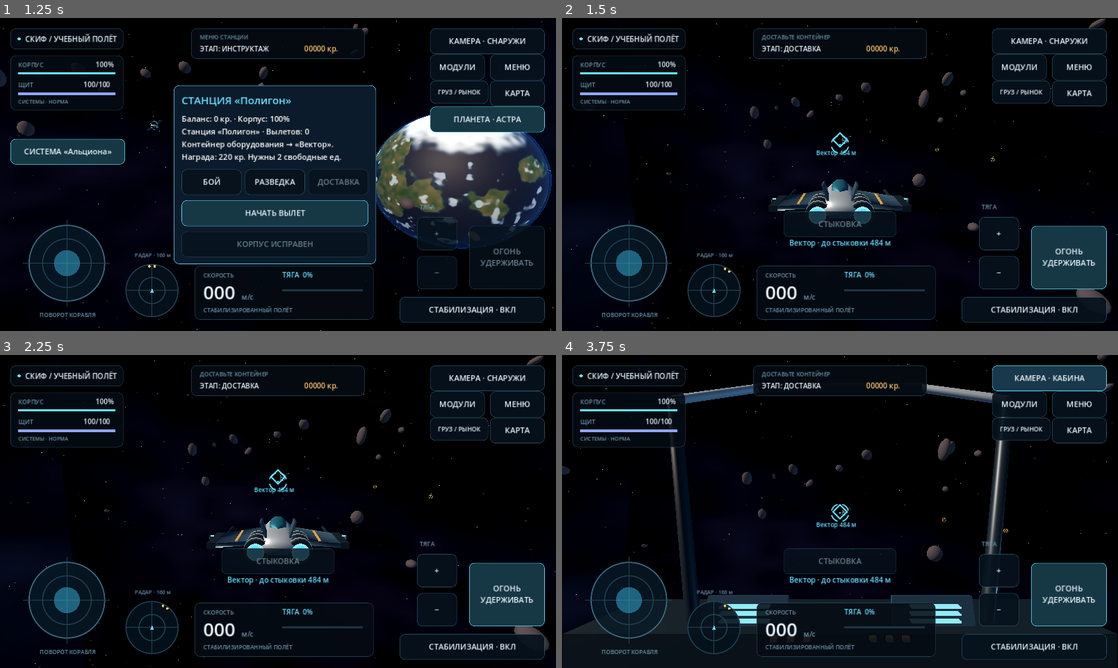
Above: before the commit, frames 1-4 (two rows, left to right).
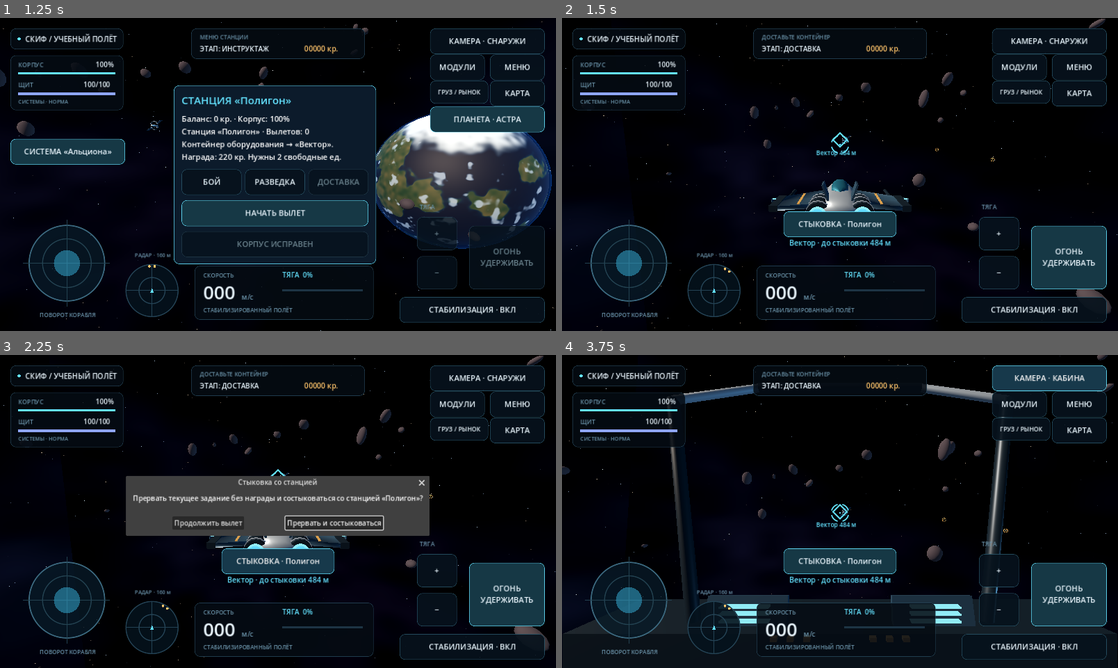
Above: after the commit, the same moments.

Repository: poberij-crypto/SpacePrototype
Game: Godot game, scene res://main.tscn
Same seed, same stepped clock (60 frames per second), same inputs: the game is played once before the commit and once after it.
Inputs (mouse positions are in pixels of both pictures, inside the frame that each line leads up to):
- Up to frame 1 (1.25 s): click "ДОСТАВКА" at 0.5 s
- Up to frame 2 (1.5 s): click "НАЧАТЬ ВЫЛЕТ" at 1.25 s
- Up to frame 3 (2.25 s): click (278, 561) at 2 s, where only the run after the commit has a clickable "СТЫКОВКА · Полигон"
- Up to frame 4 (3.75 s): click (767, 524) at 2.75 s, where only the run after the commit has a clickable "Продолжить вылет"; click "КАМЕРА · СНАРУЖИ" at 3.5 s

Frame 1 is identical in both runs. In frame 2, 1.4% of the frame differs, in the area x 39-61%, y 61-70%; in frame 3, 12%, in the area x 22-78%, y 38-70%; in frame 4, 1.6%.

Commit message:
Fix station approach interaction and interrupted docking

Diff:
--- a/scripts/flight_ui.gd
+++ b/scripts/flight_ui.gd
@@ -350,7 +350,7 @@
 		txt(Vector2(190,554),"Откройте «МЕНЮ»",18)
 
 func _build_mission_panel() -> void:
-	dock_button = button("СТЫКОВКА",Rect2(510,445,260,56),game.mission.dock,true)
+	dock_button = button("СТЫКОВКА",Rect2(510,445,260,56),game.request_station_dock,true)
 	dock_button.visible = false
 	mission_panel = PanelContainer.new()
 	mission_panel.size = Vector2(480,290)
@@ -432,8 +432,13 @@
 	fire_button.visible = m.kind!="planet" or station or m.stage=="ПРОВАЛ"
 	controls["+"].disabled = locked
 	controls["−"].disabled = locked
-	dock_button.visible = m.stage in ["ВОЗВРАЩЕНИЕ","ДОСТАВКА","ПЕРЕЛЁТ"] and not upgrades_panel.visible and not market_panel.visible
-	dock_button.disabled = not m.can_dock()
+	var contact: int = m.nearby_station()
+	dock_button.visible = (contact >= 0 or m.stage in ["ВОЗВРАЩЕНИЕ","ДОСТАВКА","ПЕРЕЛЁТ"]) and not upgrades_panel.visible and not market_panel.visible and not map_panel.visible
+	dock_button.disabled = not m.can_station_dock(contact)
+	dock_button.add_theme_font_size_override("font_size", 14 if dock_button.disabled else 18)
+	dock_button.text = "СТЫКОВКА" if contact < 0 else "СТЫКОВКА · %s" % Sector.title(contact)
+	if contact >= 0 and dock_button.disabled:
+		dock_button.text = "ПОДОЙДИТЕ ДО 40 м" if game.ship.position.distance_to(Sector.position(contact)) > Sector.DOCK_RADIUS else "СНИЗЬТЕ СКОРОСТЬ ДО 5 м/с"
 	mission_choices.visible = station and not pending
 	mission_button.disabled = station and game.selected_mission=="delivery" and game.cargo_used()+game.Trade.CONTRACT_SIZE>game.Trade.CAPACITY
 	mission_button.visible = not pending
@@ -452,7 +457,7 @@
 		mission_title.text = "ВЫЛЕТ СОХРАНЁН"
 		mission_body.text = "Продолжите полёт с последнего сохранения.\nЭтап: %s\nБаланс: %d кредитов.\nНовое задание и услуги доступны после\nвозвращения или отмены вылета." % [str(game.pending_snapshot.get("stage","неизвестен")),game.credits]
 	elif station:
-		mission_title.text = "МИССИЯ ВЫПОЛНЕНА" if m.stage=="ЗАВЕРШЕНО" else "СТАНЦИЯ «%s»" % Sector.title(game.station_id)
+		mission_title.text = "ВЫЛЕТ ПРЕРВАН · СТАНЦИЯ" if m.interrupted else "МИССИЯ ВЫПОЛНЕНА" if m.stage=="ЗАВЕРШЕНО" else "СТАНЦИЯ «%s»" % Sector.title(game.station_id)
 		var task := "Учебный бой: уничтожить противника.\nНаграда: 300 кр. + боевая награда."
 		if game.selected_mission=="scout":task = "Разведка: сканировать маяк 3 секунды.\nДо 35 м, скорость до 8 м/с. Награда: 150 кр."
 		if game.selected_mission=="delivery":task = "Контейнер оборудования → «%s».\nНаграда: 220 кр. Нужны 2 свободные ед." % Sector.title(1-game.station_id)
--- a/scripts/main.gd
+++ b/scripts/main.gd
@@ -12,6 +12,8 @@
 var mining_active_at := 0
 var trade_note := ""
 var station_id := 0
+var station_dock_dialog: ConfirmationDialog
+var requested_station := -1
 var store = preload("res://scripts/checkpoint_store.gd").new()
 var snapshots = preload("res://scripts/flight_snapshot.gd").new()
 var pending_snapshot: Dictionary = {}
@@ -147,9 +149,15 @@
 	upgrades_panel = flight_ui.upgrades_panel
 	upgrade_info = flight_ui.upgrade_info
 	stable_button = flight_ui.stable_button
+	station_dock_dialog = ConfirmationDialog.new()
+	station_dock_dialog.title = "Стыковка со станцией"
+	station_dock_dialog.ok_button_text = "Прервать и состыковаться"
+	station_dock_dialog.cancel_button_text = "Продолжить вылет"
+	station_dock_dialog.confirmed.connect(func(): mission.interrupt_and_dock(requested_station))
+	flight_ui.add_child(station_dock_dialog)
 
 func _input(event: InputEvent) -> void:
-	if mission.flight_locked() or flight_ui.map_panel.visible or flight_ui.market_panel.visible:return
+	if station_dock_dialog.visible or mission.flight_locked() or flight_ui.map_panel.visible or flight_ui.market_panel.visible:return
 	if event is InputEventScreenTouch:
 		if not event.pressed and event.index == fire_touch:
 			fire_touch = -1
@@ -192,7 +200,7 @@
 func _physics_process(delta: float) -> void:
 	if mining_suspended:
 		return
-	if upgrades_panel.visible or flight_ui.map_panel.visible or flight_ui.market_panel.visible or flight_ui.planet_panel.report_dialog.visible:return
+	if station_dock_dialog.visible or upgrades_panel.visible or flight_ui.map_panel.visible or flight_ui.market_panel.visible or flight_ui.planet_panel.report_dialog.visible:return
 	mission.step(delta)
 	planet.step_survey(delta)
 	if planet.step(delta):
@@ -507,3 +515,16 @@
 		return
 	choose_mission("planet")
 	start_selected_mission(true)
+
+
+func request_station_dock() -> void:
+	var id: int = mission.nearby_station()
+	if not mission.can_station_dock(id):
+		return
+	clear_held_input()
+	if mission.can_dock():
+		mission.dock()
+	else:
+		requested_station = id
+		station_dock_dialog.dialog_text = "Прервать текущее задание без награды и состыковаться со станцией «%s»?" % Sector.title(id)
+		station_dock_dialog.popup_centered()
--- a/scripts/planet_ui.gd
+++ b/scripts/planet_ui.gd
@@ -81,7 +81,7 @@
 	orbit.disabled=not game.planet.can_exit()
 	up.visible=active and stage=="ПОВЕРХНОСТЬ" and not blocked
 	down.visible=up.visible
-	action_button.visible=active and stage in [game.planet.OUTBOUND, game.planet.INBOUND, "К ПЛАНЕТЕ","ПОВЕРХНОСТЬ","НА ПОВЕРХНОСТИ"] and not blocked
+	action_button.visible=active and not game.flight_ui.dock_button.visible and stage in [game.planet.OUTBOUND, game.planet.INBOUND, "К ПЛАНЕТЕ","ПОВЕРХНОСТЬ","НА ПОВЕРХНОСТИ"] and not blocked
 	if stage in [game.planet.OUTBOUND, game.planet.INBOUND]:
 		action_button.text = "ПРЫЖОК"
 		action_button.disabled = not game.planet.can_jump()
--- a/scripts/sector_data.gd
+++ b/scripts/sector_data.gd
@@ -1,5 +1,8 @@
 extends RefCounted
 const POSITIONS := [Vector3(35,0,-105),Vector3(-300,30,-490)]
+const DOCK_RADIUS := 40.0
+const CONTACT_RADIUS := 100.0
+const DOCK_SPEED := 5.0
 const NAMES := ["Полигон","Вектор"]
 static func position(id: int) -> Vector3:return POSITIONS[clampi(id,0,1)]
 static func title(id: int) -> String:return NAMES[clampi(id,0,1)]
--- a/scripts/training_mission.gd
+++ b/scripts/training_mission.gd
@@ -3,6 +3,7 @@
 var origin := 0
 var destination := 1
 var cargo_loaded := false
+var interrupted := false
 const DOCK_POINT := Vector3(35,0,-123)
 const BEACON := Vector3(0,0,-300)
 const REWARD := 300
@@ -18,6 +19,7 @@
 	origin = game.station_id
 	destination = 1-origin
 	cargo_loaded = false
+	interrupted = false
 	beacon = MeshInstance3D.new()
 	var ring := TorusMesh.new()
 	ring.inner_radius = 4.5
@@ -92,24 +94,74 @@
 			stage = "ВОЗВРАЩЕНИЕ"
 			game.clear_held_input()
 
+func nearby_station() -> int:
+	if game.destroyed or flight_locked() or game.planet.on_surface() or game.planet.in_neighbor():
+		return -1
+	var nearest := -1
+	var distance := Sector.CONTACT_RADIUS
+	for id in range(Sector.POSITIONS.size()):
+		var current: float = game.ship.position.distance_to(Sector.position(id))
+		if current <= distance:
+			distance = current
+			nearest = id
+	return nearest
+
+func can_station_dock(id: int) -> bool:
+	return id >= 0 and id < Sector.POSITIONS.size() and nearby_station() == id \
+		and game.ship.position.distance_to(Sector.position(id)) <= Sector.DOCK_RADIUS \
+		and game.velocity.length() <= Sector.DOCK_SPEED
+
+func arrival_station() -> int:
+	return destination if kind in ["delivery", "trade"] else origin
+
 func can_dock() -> bool:
-	return stage in ["ВОЗВРАЩЕНИЕ","ДОСТАВКА","ПЕРЕЛЁТ"] and (kind!="delivery" or cargo_loaded) and not game.destroyed and game.ship.position.distance_to(nav_position()) <= 14.0 and game.velocity.length() <= 5.0
+	return stage in ["ВОЗВРАЩЕНИЕ", "ДОСТАВКА", "ПЕРЕЛЁТ"] \
+		and (kind != "delivery" or cargo_loaded) and can_station_dock(arrival_station())
 
 func dock() -> void:
-	if not can_dock():return
-	var arrival: Vector3 = nav_position()
-	if kind in ["delivery","trade"]:game.station_id = destination
+	if can_dock():
+		_finish_docking(arrival_station(), true)
+
+func interrupt_and_dock(id: int) -> void:
+	if can_station_dock(id):
+		_finish_docking(id, false)
+
+func _finish_docking(id: int, completed: bool) -> void:
+	var previous := {"stage":stage, "cargo":cargo_loaded, "interrupted":interrupted,
+		"station":game.station_id, "velocity":game.velocity, "throttle":game.throttle,
+		"position":game.ship.position, "shield":game.shield,
+		"credits":game.credits, "runs":game.training_runs}
+	game.station_id = id
 	cargo_loaded = false
 	stage = "ЗАВЕРШЕНО"
+	interrupted = not completed
 	game.velocity = Vector3.ZERO
 	game.throttle = 0
-	game.ship.position = arrival
+	game.ship.position = Sector.dock_point(id)
 	game.clear_held_input()
-	game.shield = 100.0+game.upgrades.shield*25.0
+	game.shield = 100.0 + game.upgrades.shield * 25.0
+	if completed:
+		game.credits += reward()
+		game.training_runs += 1
+	if not game._save_progress():
+		stage = previous.stage
+		cargo_loaded = previous.cargo
+		interrupted = previous.interrupted
+		game.station_id = previous.station
+		game.velocity = previous.velocity
+		game.throttle = previous.throttle
+		game.ship.position = previous.position
+		game.shield = previous.shield
+		game.credits = previous.credits
+		game.training_runs = previous.runs
+		return
+	beacon.visible = false
+	for target in game.enemies:
+		target.visible = false
+		var pilot = target.get_node_or_null("PilotAI")
+		if pilot != null:
+			pilot.enabled = false
 	game.visuals.update_flight(0)
-	game.credits += reward()
-	game.training_runs += 1
-	game._save_progress()
 
 func nav_position() -> Vector3:
 	if kind=="planet" and stage!="ВОЗВРАЩЕНИЕ":
@@ -136,7 +188,7 @@
 		"ВЫЛЕТ":return "До маяка %d м · прибавьте тягу" % distance
 		"СКАНИРОВАНИЕ":return "Сканирование %.1f/3 с · до 35 м, скорость до 8 м/с" % scan_elapsed
 		"ВОЗВРАЩЕНИЕ", "ДОСТАВКА", "ПЕРЕЛЁТ":
-			if distance > 14:return "%s · до стыковки %d м" % [Sector.title(destination if kind in ["delivery","trade"] else origin),distance]
+			if not can_station_dock(arrival_station()) and game.ship.position.distance_to(Sector.position(arrival_station())) > Sector.DOCK_RADIUS:return "%s · до стыковки %d м" % [Sector.title(destination if kind in ["delivery","trade"] else origin),distance]
 			if game.velocity.length() > 5:return "Снизьте скорость до 5 м/с · тяга 0, стабилизация ВКЛ"
 			return "Стыковка разрешена · нажмите «СТЫКОВКА»"
 		_:return ""
--- /dev/null
+++ b/tests/station_approach_test.gd
@@ -0,0 +1,74 @@
+extends SceneTree
+var failures := 0
+const PATH := "user://station_approach_test.json"
+
+func _initialize() -> void:
+	call_deferred("run")
+
+func check(condition: bool, message: String) -> void:
+	if not condition:
+		failures += 1
+		push_error(message)
+
+func run() -> void:
+	var game = load("res://main.tscn").instantiate()
+	game.store.path = PATH
+	root.add_child(game)
+	game.set_physics_process(false)
+	game.set_process(false)
+	game.pending_snapshot.clear()
+	game.start_planet_flight()
+	game.ship.position = game.Sector.position(0) + Vector3(25, 0, 0)
+	game.velocity = Vector3.ZERO
+	game.flight_ui._update_mission_panel()
+	check(game.flight_ui.dock_button.visible, "Approaching a station offers interaction before mission completion")
+	if not game.has_method("request_station_dock"):
+		check(false, "Station interaction must work through the normal UI")
+		game.free()
+		quit(1)
+		return
+	var credits: int = game.credits
+	var runs: int = game.training_runs
+	game.flight_ui.dock_button.pressed.emit()
+	check(game.station_dock_dialog.visible and not game.at_station(), "Unfinished expedition asks before cancellation")
+	var stage: String = game.mission.stage
+	game._physics_process(1)
+	check(game.mission.stage == stage, "Docking confirmation pauses flight")
+	var working_path: String = game.store.path
+	game.store.path = "user://missing-dock-test-dir/save.json"
+	game.station_dock_dialog.confirmed.emit()
+	check(not game.at_station() and game.credits == credits and game.training_runs == runs, "Failed docking save retains the unfinished flight")
+	game.store.path = working_path
+	game.station_dock_dialog.confirmed.emit()
+	game.station_dock_dialog.hide()
+	check(game.at_station() and game.can_trade(), "Confirmed approach opens station services")
+	check(game.credits == credits and game.training_runs == runs, "Unfinished mission grants no reward")
+	game.choose_mission("delivery")
+	game.start_selected_mission()
+	game.ship.position = game.Sector.position(1) + Vector3(25, 0, 0)
+	game.velocity = Vector3(6, 0, 0)
+	game.flight_ui._update_mission_panel()
+	check(game.flight_ui.dock_button.visible and game.flight_ui.dock_button.disabled, "Nearby station explains speed restriction")
+	game.velocity = Vector3.ZERO
+	game.flight_ui._update_mission_panel()
+	check(not game.flight_ui.dock_button.disabled and game.mission.can_dock(), "Approach works next to station geometry")
+	game.store.path = "user://missing-dock-test-dir/save.json"
+	game.flight_ui.dock_button.pressed.emit()
+	check(game.mission.stage == "ДОСТАВКА" and game.mission.cargo_loaded and game.credits == credits and game.station_id == 0, "Failed completed docking restores reward and contract")
+	game.store.path = working_path
+	game.flight_ui.dock_button.pressed.emit()
+	check(game.station_id == 1 and game.credits == credits + 220, "Completed delivery docks and pays through UI")
+	game.request_station_dock()
+	check(game.credits == credits + 220, "Station contact cannot duplicate rewards")
+	game.start_neighbor_flight()
+	game.ship.position = game.mission.nav_position()
+	game.velocity = Vector3.ZERO
+	game.planet.action()
+	game.ship.position = game.Sector.position(0)
+	game.flight_ui._update_mission_panel()
+	check(not game.flight_ui.dock_button.visible, "Home stations are unavailable in a different system")
+	game.free()
+	for suffix in ["", ".bak", ".tmp"]:
+		DirAccess.remove_absolute(PATH + suffix)
+	print("Station approach tests: %d failures" % failures)
+	quit(1 if failures else 0)
Not shown, changed: export_presets.cfg
Not shown, added: tests/station_approach_test.gd.uid
